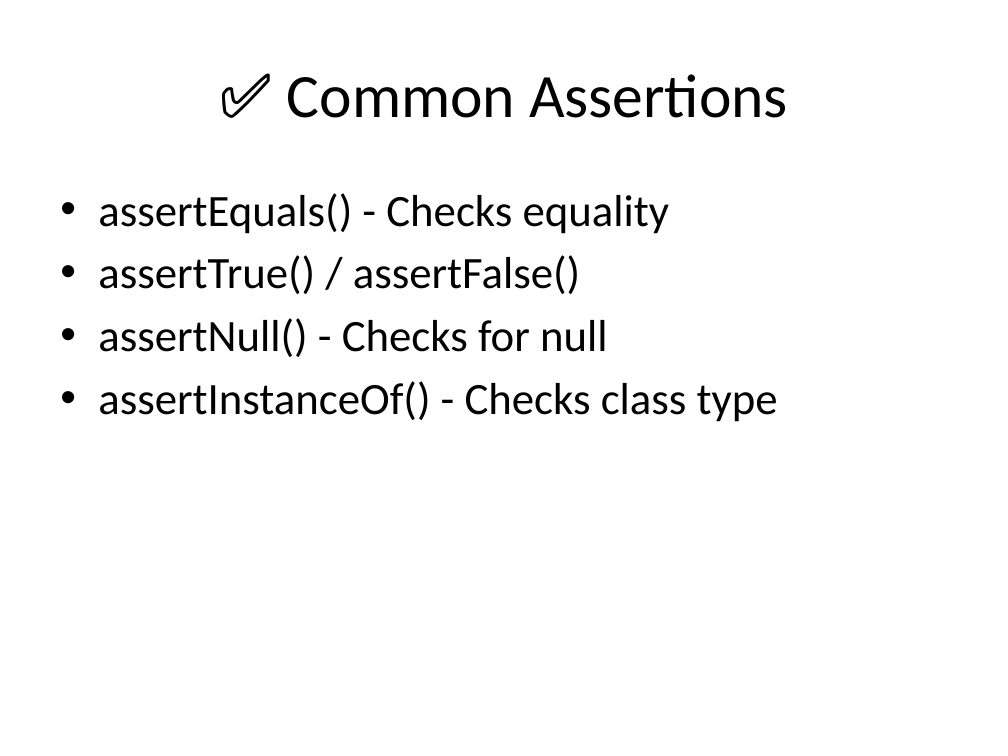
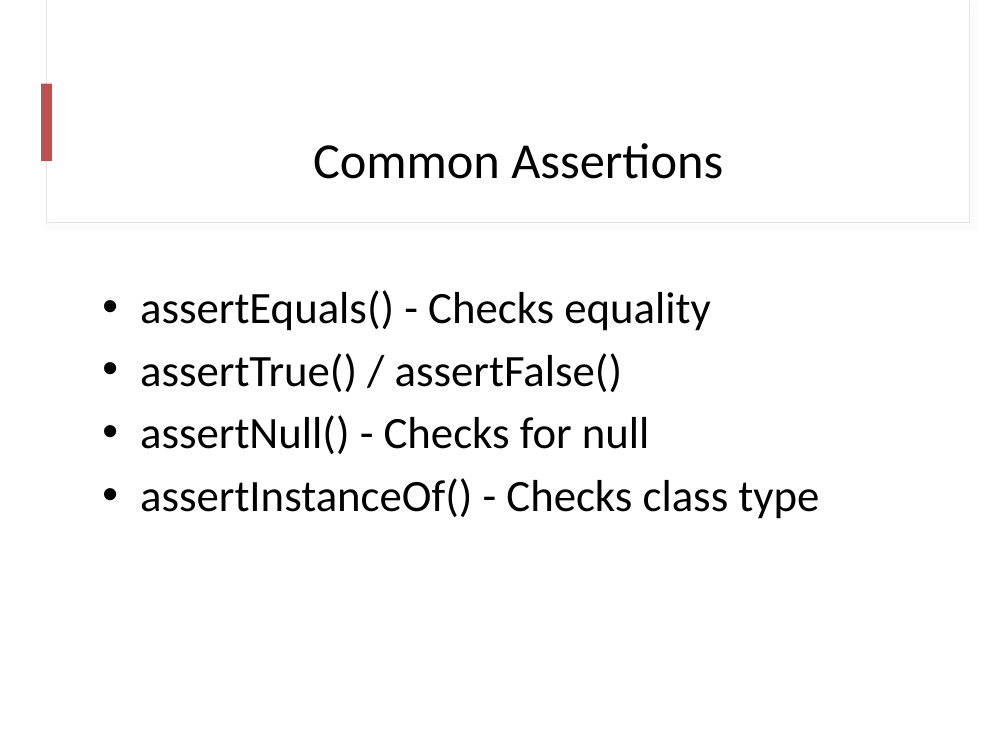
Before and after one commit to psuuc-jbgarcia/Object-Oriented-Programming-Lesson, a slide deck: slide 9 of OOP/Final/Lecture/Week_13_Unit_Testing_PHPUnit.pptx. Drawn at 1008x756 pixels with LibreOffice and Linux fonts; fonts in the diff are those of the drawing. Boxes give left, top, right and bottom in pixels: in the first picture for what was removed or moved away, otherwise in the second. Text is boxed around its words. In the diff, an @@ line names an element or a change of style, - is before the commit and + after.

```diff
--- a/OOP/Final/Lecture/Week_13_Unit_Testing_PHPUnit.pptx
+++ b/OOP/Final/Lecture/Week_13_Unit_Testing_PHPUnit.pptx
@@ rectangle added at [46, 0, 970, 223], fill #FFFFFF, outline #E1E1E1 0.75 pt @@
@@ rectangle added at [47, 0, 970, 222], fill #FFFFFF @@
@@ rectangle added at [41, 84, 51, 161], fill #C0504D @@
@@ title at [313, 143, 723, 179]: text changed; size 44 to 36 pt @@
-✅ Common Assertions
+Common Assertions
@@ text "assertEquals() - Checks equality": place and size @@
-text "assertEquals() - Checks equality" at [98, 193, 778, 422]
+text "assertEquals() - Checks equality" at [140, 290, 819, 519]
```
Also in this commit, not shown: 2 other slides changed, 3 slides added, 1 slide removed, 1 other file.
